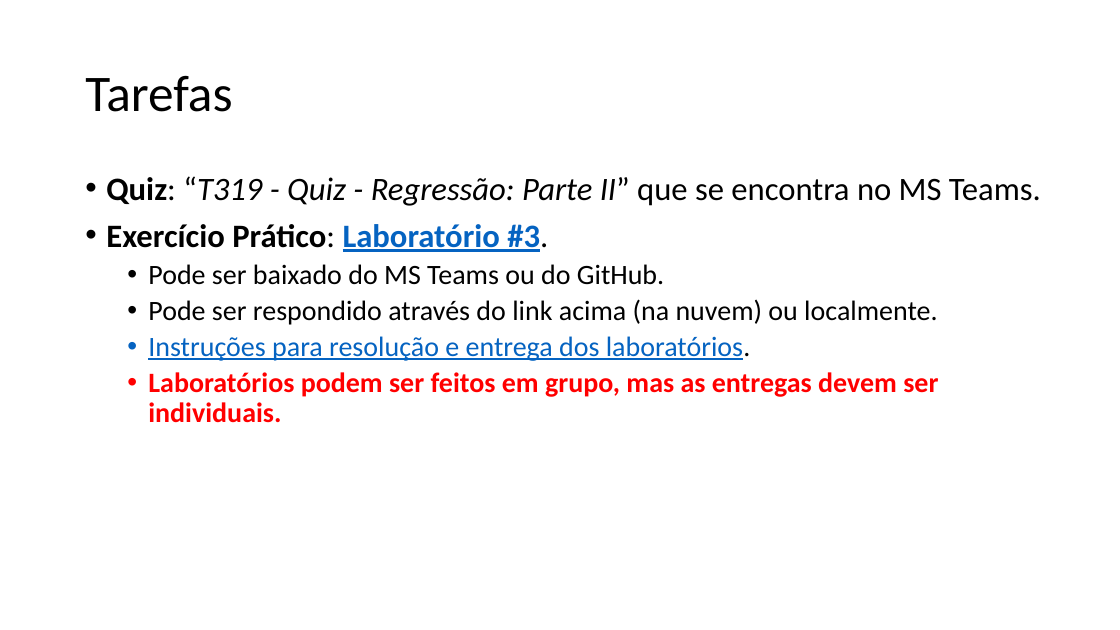
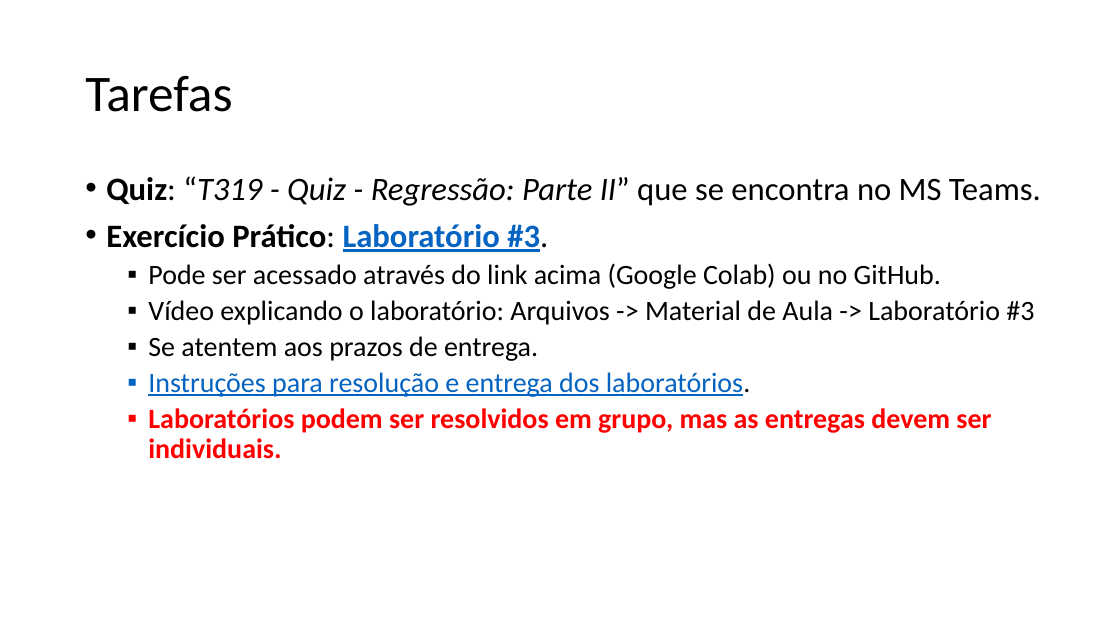
Before and after one commit to zz4fap/t319_aprendizado_de_maquina, a slide deck: slide 17 of slides/T319_Regressão_Linear (Parte II).pptx. Drawn at 1120x630 pixels with LibreOffice and Linux fonts; fonts in the diff are those of the drawing. Boxes give left, top, right and bottom in pixels: in the first picture for what was removed or moved away, otherwise in the second. Text is boxed around its words. In the diff, an @@ line names an element or a change of style, - is before the commit and + after.

```diff
--- a/slides/T319_Regressão_Linear (Parte II).pptx
+++ b/slides/T319_Regressão_Linear (Parte II).pptx
@@ text at (x1=148, y1=263, x2=1034, y2=361): text changed @@
-  • Pode ser baixado do MS Teams ou do GitHub.
-  • Pode ser respondido através do link acima (na nuvem) ou localmente.
+  ▪ Pode ser acessado através do link acima (Google Colab) ou no GitHub.
+  ▪ Vídeo explicando o laboratório: Arquivos -> Material de Aula -> Laboratório #3
+  ▪ Se atentem aos prazos de entrega.
@@ text at (x1=148, y1=372, x2=751, y2=397): bullet • to ▪ @@
@@ text at (x1=148, y1=408, x2=991, y2=459): text changed @@
-  • Laboratórios podem ser feitos em grupo, mas as entregas devem ser individuais.
+  ▪ Laboratórios podem ser resolvidos em grupo, mas as entregas devem ser individuais.
```
Also in this commit, not shown: 1 other slide changed, 5 other files.
